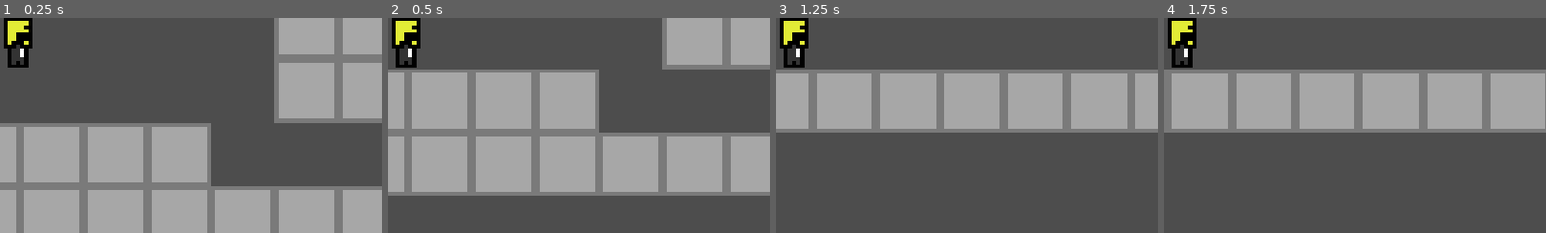
Above: before the commit, frames 1-4 (left to right).
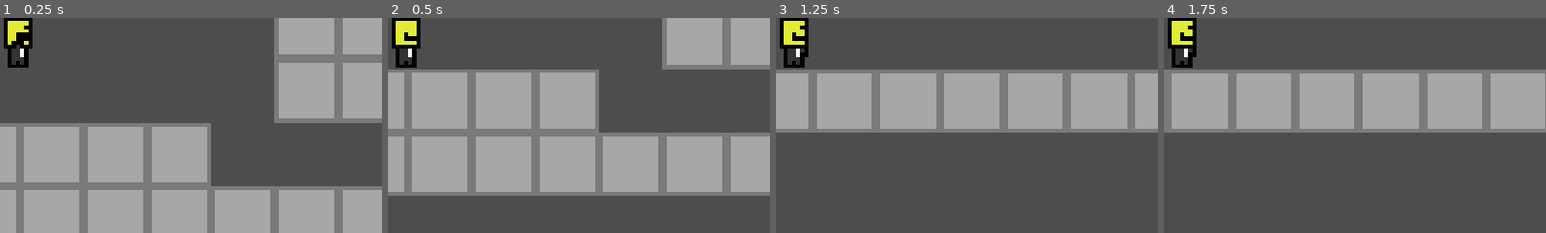
Above: after the commit, the same moments.

Repository: thePand251/Terminal-Lucidity
Game: Godot game, scene res://assets/scenes/areas/game.tscn
The game is run twice, just before and just after one commit, with the same random seed, the same clock (stepped at 60 frames per second) and the same inputs.
Inputs:
- Up to frame 1 (0.25 s): no input
- Up to frame 2 (0.5 s): no input
- Up to frame 3 (1.25 s): hold D (right) from 0.53 s (still down); tap Space (jump) at 0.6, 0.77, 1.07 s
- Up to frame 4 (1.75 s): keep holding D (right); tap E (dash) at 1.35 s; tap Space (jump) at 1.52, 1.55 s
The pictures show only the part of the screen within x 47-97%, y 38-88%; the shares and areas given below are measured in that part.

Frame 1 is identical in both runs. In frame 2, 0.1% of the frame differs, in the area x 3-8%, y 3-15%; in frame 3, 0.2%, in the area x 3-9%, y 6-19%; in frame 4, 0.2%.

Commit message:
fixed animations

Diff:
--- a/assets/scenes/areas/player.tscn
+++ b/assets/scenes/areas/player.tscn
@@ -82,6 +82,23 @@
 "texture": SubResource("AtlasTexture_kvpfn")
 }],
 "loop": true,
+"name": &"run",
+"speed": 5.0
+}, {
+"frames": [{
+"duration": 1.0,
+"texture": SubResource("AtlasTexture_gee14")
+}, {
+"duration": 1.0,
+"texture": SubResource("AtlasTexture_0tnpc")
+}, {
+"duration": 1.0,
+"texture": SubResource("AtlasTexture_vtaks")
+}, {
+"duration": 1.0,
+"texture": SubResource("AtlasTexture_kvpfn")
+}],
+"loop": true,
 "name": &"walk",
 "speed": 5.0
 }]
@@ -91,6 +108,11 @@
 PlayerSprite = NodePath("AnimatedSprite2D")
 PlayerCollider = NodePath("Player Shape")
 jumpHeight = 1.5
+run = true
+jump = true
+idle = true
+walk = true
+falling = true
 
 [node name="Player Shape" type="CollisionShape2D" parent="." unique_id=1460789920]
 position = Vector2(0, -7)
@@ -102,4 +124,4 @@
 [node name="AnimatedSprite2D" type="AnimatedSprite2D" parent="." unique_id=1201258973]
 position = Vector2(0, -8)
 sprite_frames = SubResource("SpriteFrames_eiwrt")
-animation = &"walk"
+animation = &"run"
--- a/assets/scripts/player_animator.gd
+++ /dev/null
@@ -1,21 +0,0 @@
-extends Node2D
-
-@export var playerController : PlayerController
-@export var animationPlayer : AnimationPlayer
-@export var sprite : Sprite2D
-
-func _process(delta):
-	if playerController.direction == 1:
-		sprite.flip_h = false
-	elif playerController.direction == -1:
-		sprite.flip_h = true
-
-	if abs(playerController.velocity.x) > 0:
-		animationPlayer.play("walk")
-	else:
-		animationPlayer.play("idle")
-
-	if playerController.velocity.y < 0:
-		animationPlayer.play("jump")
-	elif playerController.velocity.y > 0:
-		animationPlayer.play("fall")
Not shown, removed: assets/scripts/player_animator.gd.uid
Not shown, added: .gitignore
